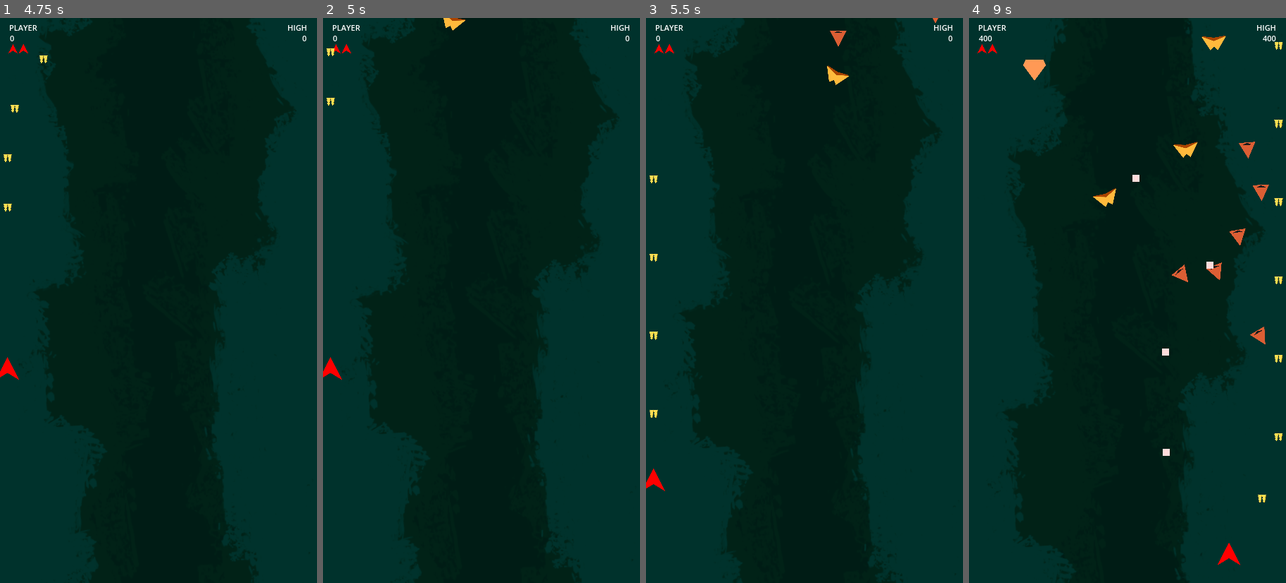
Above: before the commit, frames 1-4 (left to right).
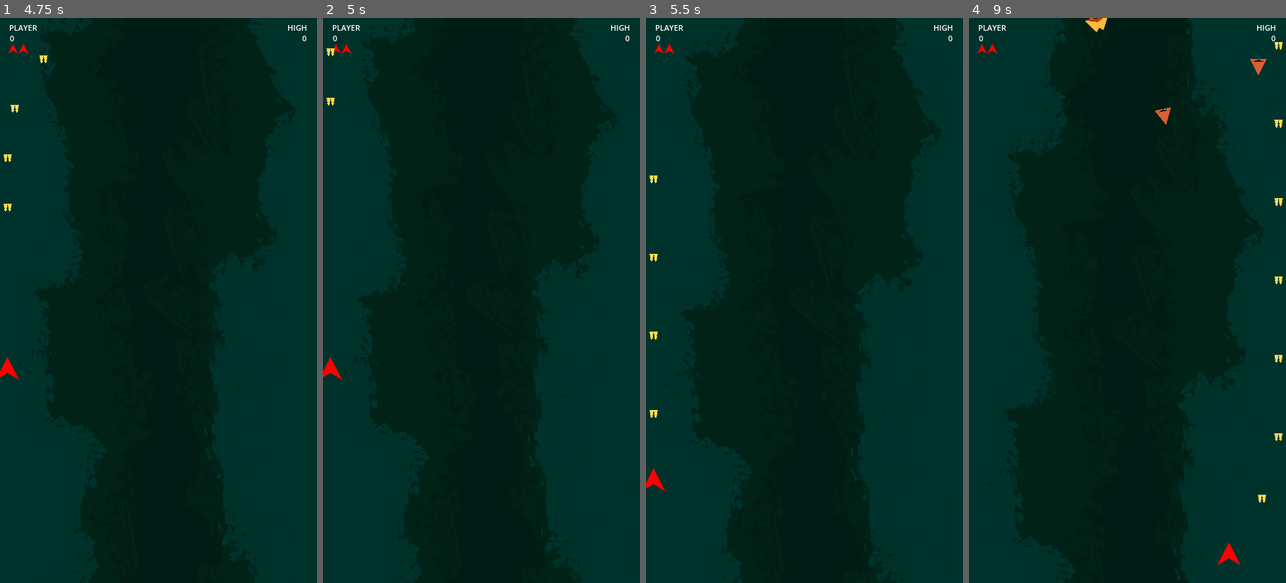
Above: after the commit, the same moments.

Repository: davidbragg/pewpewpew
Game: Godot game, scene res://scenes/main.tscn
Two runs of this game, one before a commit and one after it. Both use one fixed random seed, a clock stepped at 60 frames per second and the inputs below.
Inputs:
- Up to frame 1 (4.75 s): hold D (move_right) 0.53-1.28 s; hold Space (shoot) 0.53-1.28 s; hold S (move_down) 1.28-2.03 s; tap Space (shoot) at 1.35, 2.85, 4.35 s; hold D (move_right) 2.03-2.78 s; hold Space (shoot) 2.03-2.78 s; hold W (move_up) 2.78-3.53 s; hold Space (shoot) 3.53-4.28 s; hold A (move_left) from 3.53 s (still down)
- Up to frame 2 (5 s): keep holding A (move_left)
- Up to frame 3 (5.5 s): release A (move_left) at 5.03 s; hold S (move_down) from 5.03 s (still down); hold Space (shoot) from 5.03 s (still down)
- Up to frame 4 (9 s): release S (move_down) at 5.78 s; release Space (shoot) at 5.78 s; hold D (move_right) 5.78-6.53 s; tap Space (shoot) at 5.85, 7.35, 8.85 s; hold W (move_up) 6.53-7.28 s; hold Space (shoot) 6.53-7.28 s; hold D (move_right) 7.28-8.03 s; hold S (move_down) 8.03-8.78 s; hold Space (shoot) 8.03-8.78 s; hold A (move_left) from 8.78 s (still down)

Frame 1 is identical in both runs. In frame 2, less than 0.1% of the frame differs, in the area x 38-45%, y 0-3%; in frame 3, 0.2%; in frame 4, 1.4%, in the area x 3-97%, y 0-78%.

Commit message:
spawning tweaks & env control

Diff:
--- a/project.godot
+++ b/project.godot
@@ -19,6 +19,7 @@
 
 GlobalMessaging="*res://scripts/global_messaging.gd"
 GlobalState="*res://scripts/global_state.gd"
+Env="*res://scripts/environment.gd"
 
 [display]
 
--- a/scenes/main.tscn
+++ b/scenes/main.tscn
@@ -30,8 +30,6 @@
 kamikaze_scene = ExtResource("5_wcqs8")
 floater_scene = ExtResource("4_ne8kj")
 hunter_scene = ExtResource("8_bwhhk")
-kamikaze_max = 5
-kamikaze_increase = 1
 lives_sprites = [NodePath("UIRect/lives1"), NodePath("UIRect/lives2"), NodePath("UIRect/lives3")]
 metadata/_edit_horizontal_guides_ = [49.9938]
 
@@ -47,6 +45,9 @@
 wait_time = 5.0
 
 [node name="HunterCoolDownTimer" type="Timer" parent="."]
+
+[node name="DifficultyRamp" type="Timer" parent="."]
+wait_time = 7.0
 
 [node name="KamikazeSpawn" type="Path2D" parent="."]
 position = Vector2(31.9049, 0)
@@ -173,3 +174,4 @@
 [connection signal="timeout" from="KamikazeCooldownTimer" to="." method="_on_kamikaze_cooldown_timer_timeout"]
 [connection signal="timeout" from="FloaterCoolDownTimer" to="." method="_on_floater_cool_down_timer_timeout"]
 [connection signal="timeout" from="HunterCoolDownTimer" to="." method="_on_hunter_cool_down_timer_timeout"]
+[connection signal="timeout" from="DifficultyRamp" to="." method="_on_difficulty_ramp_timeout"]
--- /dev/null
+++ b/scripts/environment.gd
@@ -0,0 +1,19 @@
+extends Node
+
+var timer_max : Dictionary = {
+    "kamikaze_spawn_limit": 0.3,
+    "kamikaze_cooldown": 5,
+    "floater_cooldown": 9,
+    "hunter_cooldown": 5
+}
+
+const kamikaze_wave_start : int = 5
+const kamikaze_spawn_min : int = 0.16
+const kamikaze_cooldown_min : int = 2
+var kamikaze_wave : int = kamikaze_wave_start
+var kamikaze_increase : int = 1
+var kamikaze_max : int = 20
+
+const floater_cooldown_min : int = 4
+
+const hunter_cooldown_min : int = 2
--- a/scripts/main.gd
+++ b/scripts/main.gd
@@ -4,8 +4,7 @@
 @export var kamikaze_scene : PackedScene
 @export var floater_scene : PackedScene
 @export var hunter_scene : PackedScene
-@export var kamikaze_max : int = 3
-@export var kamikaze_increase : int = 3
+
 @export var player_spawn_position : Vector2 = Vector2(225, 900)
 @export var lives_sprites : Array[Sprite2D] = []
 
@@ -44,6 +43,8 @@
 				add_player()
 		GlobalState.SPAWNING:
 			lives_sprites[GlobalState.player_lives - 1].visible = false
+			for key in timers.keys():
+				timers[key].start(Env.timer_max[key])
 		GlobalState.PLAYSTART:
 			start_gameplay()
 		GlobalState.GAMEPLAY:
@@ -65,35 +66,42 @@
 		add_kamikaze()
 
 func add_kamikaze():
-	if GlobalState.debug:
-		return
-
-	var enemy = kamikaze_scene.instantiate()
-	var kamikaze_spawn_location = $KamikazeSpawn/KamikazeSpawnLocation
-	kamikaze_spawn_location.progress_ratio = randf()
-	enemy.position = kamikaze_spawn_location.position
-	add_child(enemy)
-	kamikaze_count += 1
-	if kamikaze_count >= kamikaze_max:
-		spawn_kamikaze = false
-		kamikaze_count = 0
-		kamikaze_max += kamikaze_increase
+	if !GlobalState.debug:
+		var enemy = kamikaze_scene.instantiate()
+		var kamikaze_spawn_location = $KamikazeSpawn/KamikazeSpawnLocation
+		kamikaze_spawn_location.progress_ratio = randf()
+		enemy.position = kamikaze_spawn_location.position
+		add_child(enemy)
+		kamikaze_count += 1
+		if kamikaze_count >= Env.kamikaze_wave:
+			spawn_kamikaze = false
+			kamikaze_count = 0
 
 func _on_floater_cool_down_timer_timeout():
-	if GlobalState.debug:
-		return
-
-	var floater = floater_scene.instantiate()
-	add_child(floater)
+	if !GlobalState.debug:
+		var floater = floater_scene.instantiate()
+		add_child(floater)
 
 
 func _on_hunter_cool_down_timer_timeout():
-	if GlobalState.debug:
-		return
-
 	var hunter = hunter_scene.instantiate()
 	hunter.global_position = Vector2(randf_range(50, get_viewport_rect().size.x -50), -50)
 	add_child(hunter)
+
+
+func _on_difficulty_ramp_timeout():
+	if Env.kamikaze_wave < Env.kamikaze_max:
+		Env.kamikaze_wave += Env.kamikaze_increase
+	if timers["kamikaze_spawn_limit"].wait_time > Env.kamikaze_spawn_min:
+		timers["kamikaze_spawn_limit"].wait_time -= 0.02
+	if timers["kamikaze_cooldown"].wait_time > Env.kamikaze_cooldown_min:
+		timers["kamikaze_cooldown"].wait_time -= 0.5
+
+	if timers["floater_cooldown"].wait_time > Env.floater_cooldown_min:
+		timers["floater_cooldown"].wait_time -= 0.5
+
+	if timers["hunter_cooldown"].wait_time > Env.hunter_cooldown_min:
+		timers["hunter_cooldown"].wait_time -= 0.5
 
 
 ####################
@@ -120,6 +128,8 @@
 	play_boundary_collider.disabled = true
 	for key in timers.keys():
 		timers[key].stop()
+	$DifficultyRamp.stop()
+	Env.kamikaze_wave = Env.kamikaze_wave_start
 
 	if GlobalState.player_lives <= 0:
 		GlobalState.game_state = GlobalState.GAMEOVER
@@ -131,8 +141,8 @@
 func start_gameplay():
 	GlobalState.game_state = GlobalState.GAMEPLAY
 	play_boundary_collider.disabled = false
-	for key in timers.keys():
-		timers[key].start()
+
+	$DifficultyRamp.start()
 	$ReadyText.visible = false
 
 
Not shown, changed: README.md
